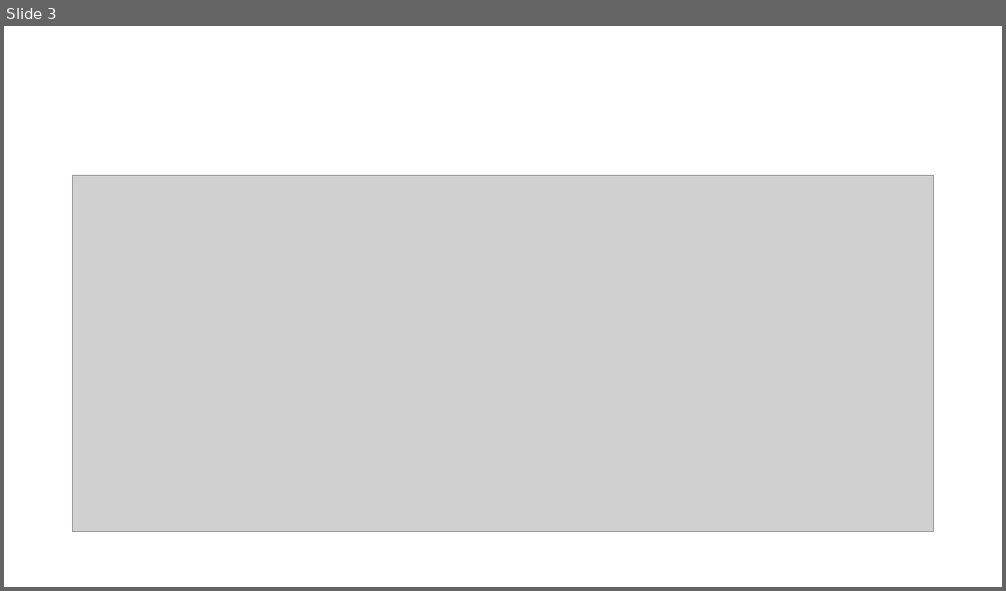
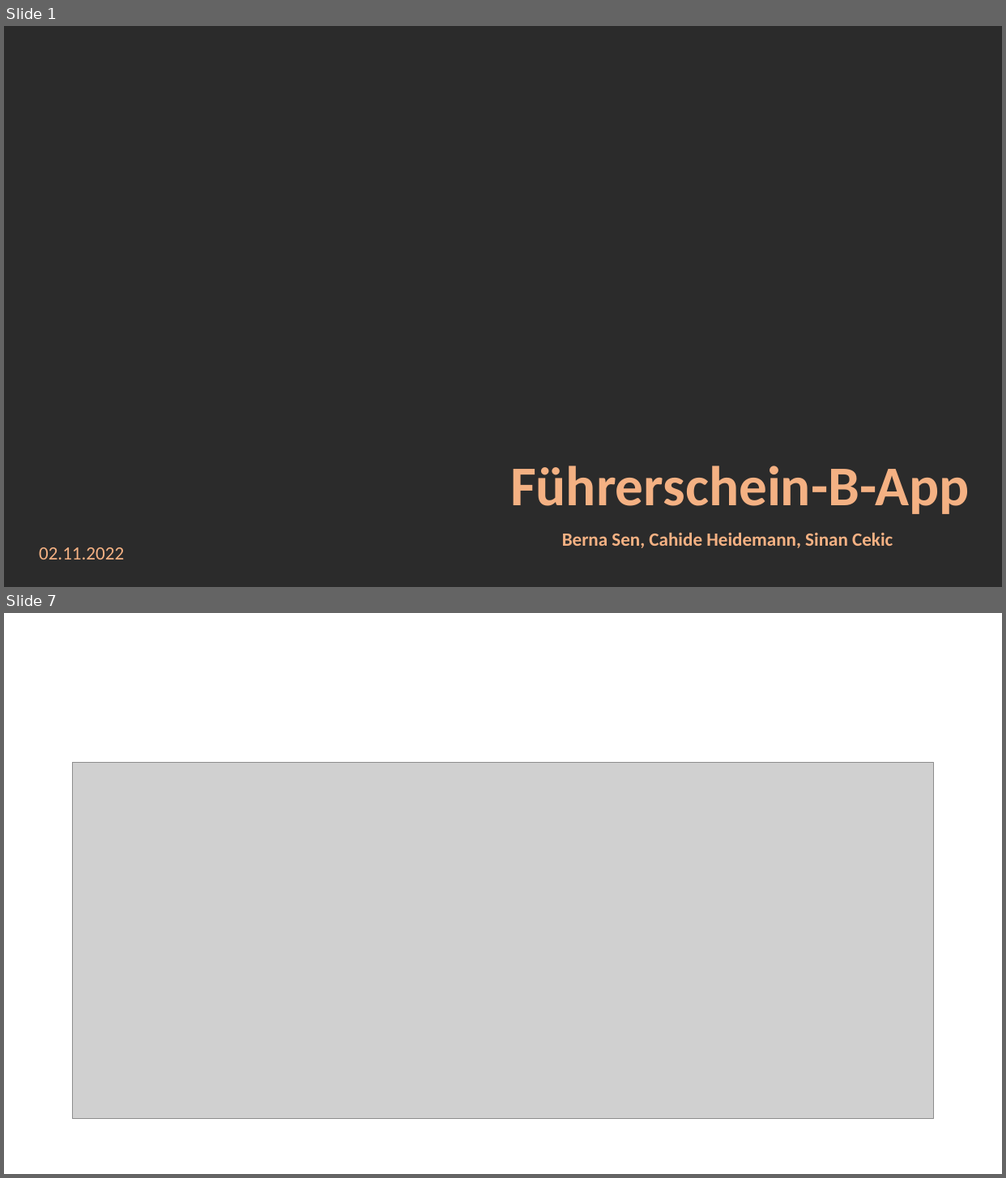
Before and after one commit to cr-heidemann/Fuehrerschein-App, a slide deck: Präsentation.ppt. Shown one above the other, each under a label of ours: slide 3 before the commit, slides 1 and 7 after it; the slides between them are not shown. The pictures are 1006x591 and 1006x1178 pixels, drawn with LibreOffice and Linux fonts; fonts in the diff are those of the drawing; grey boxes stand for pictures; background and template pictures are left out; a plain dark background stands for a picture behind light text. Boxes give left, top, right and bottom in pixels: in the first picture for what was removed or moved away, otherwise in the second. Text is boxed around its words. In the diff, an @@ line names an element or a change of style, - is before the commit and + after.

```diff
--- a/Präsentation.ppt
+++ b/Präsentation.ppt
@@ slide 1 added at (4, 26, 1002, 587), background picture (left out) @@
@@ text added at (510, 466, 969, 514), 54 pt, text #F4B183, bold @@
+Führerschein-B-App
@@ text added at (562, 533, 893, 548), 18 pt, text #F4B183, bold @@
+Berna Sen, Cahide Heidemann, Sinan Cekic
@@ text added at (39, 548, 124, 560), 18 pt, text #F4B183 @@
+02.11.2022
@@ what was slide 3 is now slide 7 @@
```
Also in this commit, not shown: 8 other slides added, 5 slides removed, 1 other file.
